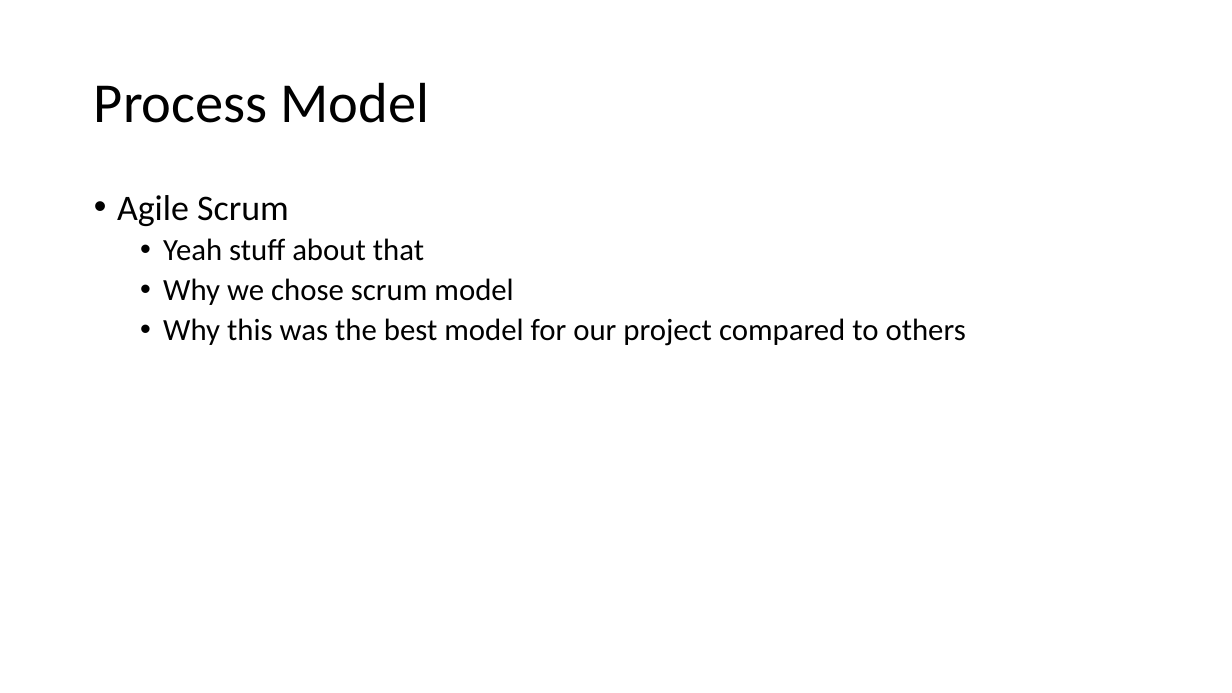
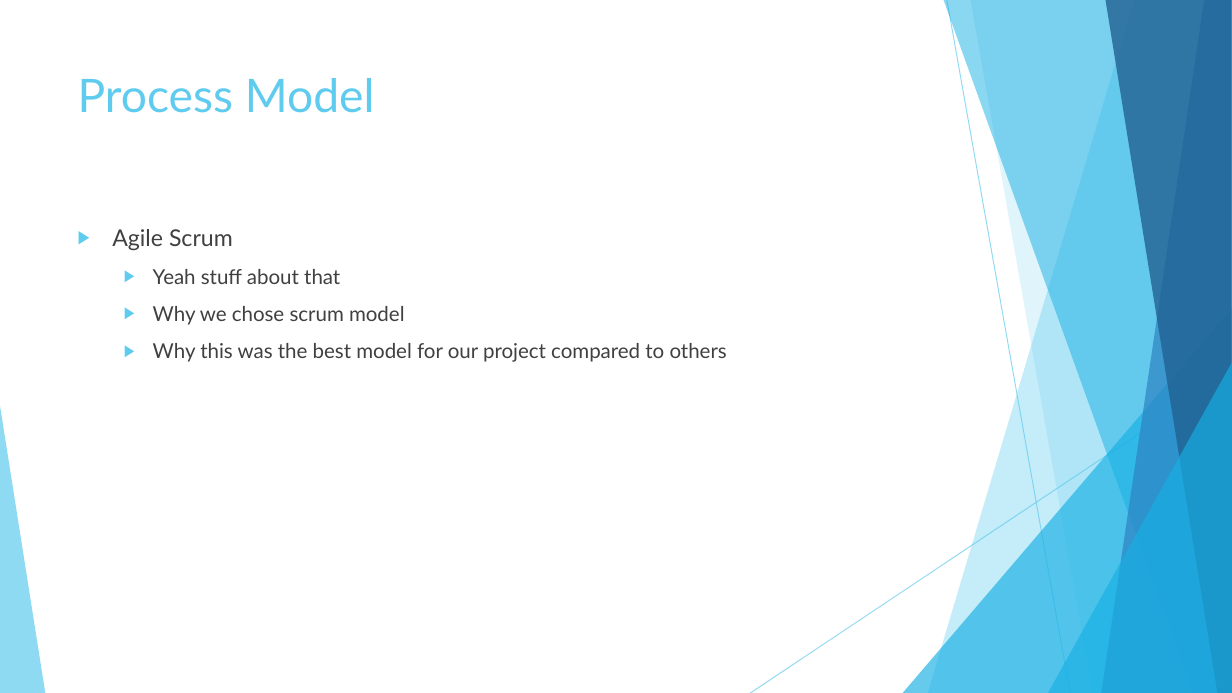
Before and after one commit to blueberryboson/Software-Engineering-Spr-2016, a slide deck: slide 7 of Open.Classes.Project.Interim.Presentation.pptx (slide 6 before the commit). Drawn at 1232x693 pixels with LibreOffice and Linux fonts; fonts in the diff are those of the drawing. Boxes give left, top, right and bottom in pixels: in the first picture for what was removed or moved away, otherwise in the second. Text is boxed around its words. In the diff, an @@ line names an element or a change of style, - is before the commit and + after.

```diff
--- a/Open.Classes.Project.Interim.Presentation.pptx
+++ b/Open.Classes.Project.Interim.Presentation.pptx
@@ title "Process Model": place and size @@
-title "Process Model" at bbox=[94, 82, 429, 123]
+title "Process Model" at bbox=[78, 78, 375, 113]
@@ title "Process Model" at bbox=[78, 78, 375, 113]: size 44 to 36 pt, font Calibri to Lato, text colour #000000 to #5FCBEF; line spacing 0.9 to 1; vertical alignment middle to top @@
@@ text "Agile Scrum": place and size @@
-text "Agile Scrum" at bbox=[117, 195, 966, 346]
+text "Agile Scrum" at bbox=[112, 229, 727, 362]
@@ text "Agile Scrum" at bbox=[112, 229, 727, 362]: size 28 to 18 pt in "Agile Scrum"; font Calibri to Lato, text colour #000000 to #404040; size 24 to 16 pt in "Yeah stuff about that", "Why we chose scrum model", "Why this was the best model for ..."; bullet • to ▶; line spacing 0.9 to 1; more space between paragraphs @@
@@ group added at bbox=[0, 0, 1232, 693]: 5 freeform shapes, 3 triangles, 2 lines @@
```
Also in this commit, not shown: 7 other slides changed, 2 slides added, 1 slide removed.
